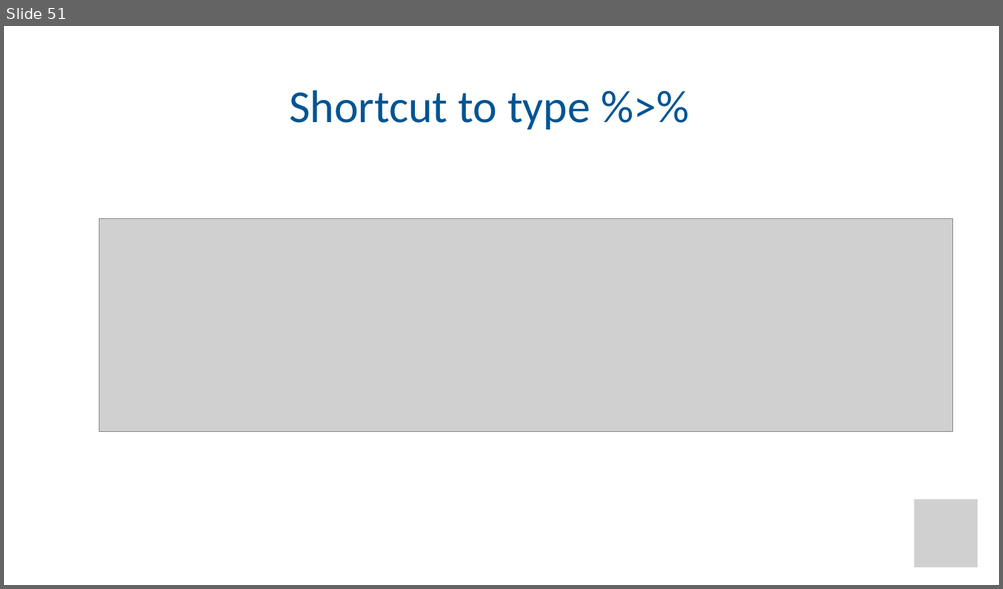
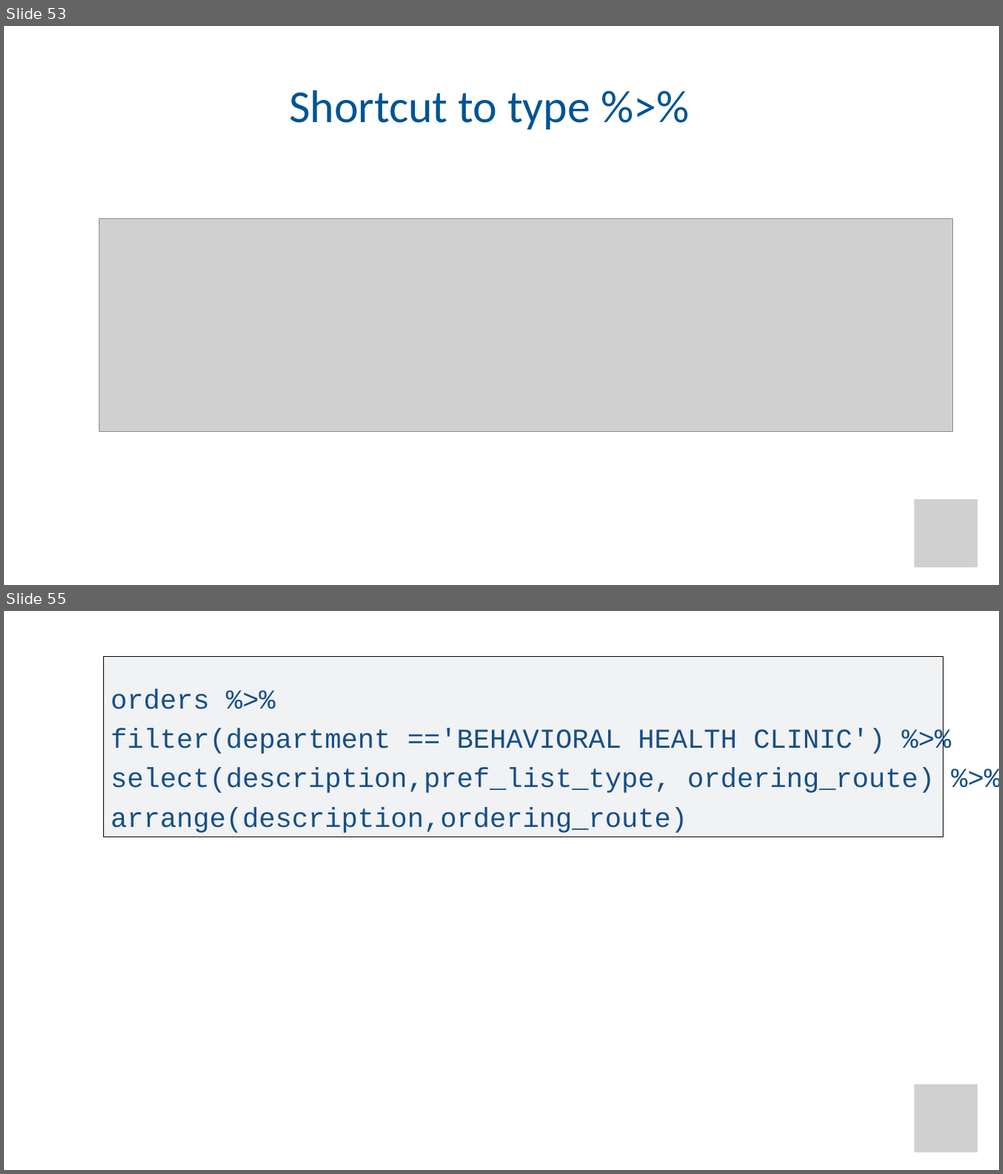
Before and after one commit to amromeo/api_r2020, a slide deck: 03 - Transform.pptx. Shown one above the other, each under a label of ours: slide 51 before the commit, slides 53 and 55 after it; the slides between them are not shown. The pictures are 1003x589 and 1003x1174 pixels, drawn with LibreOffice and Linux fonts; fonts in the diff are those of the drawing; grey boxes stand for pictures. Boxes give left, top, right and bottom in pixels: in the first picture for what was removed or moved away, otherwise in the second. Text is boxed around its words. In the diff, an @@ line names an element or a change of style, - is before the commit and + after.

```diff
--- a/03 - Transform.pptx
+++ b/03 - Transform.pptx
@@ slide 55 added at box(4, 611, 999, 1170), background #FFFFFF @@
@@ freeform shape added at box(103, 657, 943, 837), fill #F0F2F4 @@
@@ freeform shape added at box(103, 657, 943, 837), outline #000000 0.82 pt @@
@@ text added at box(111, 689, 934, 833), 26.5 pt, text #164F86 @@
+orders %>%
+filter(department =='BEHAVIORAL HEALTH CLINIC') %>% select(description,pref_list_type, ordering_route) %>% arrange(description,ordering_route)
@@ picture added at box(914, 1085, 978, 1153) @@
@@ what was slide 51 is now slide 53 @@
```
Also in this commit, not shown: 3 slides changed, 3 other slides added, 1 other file.
